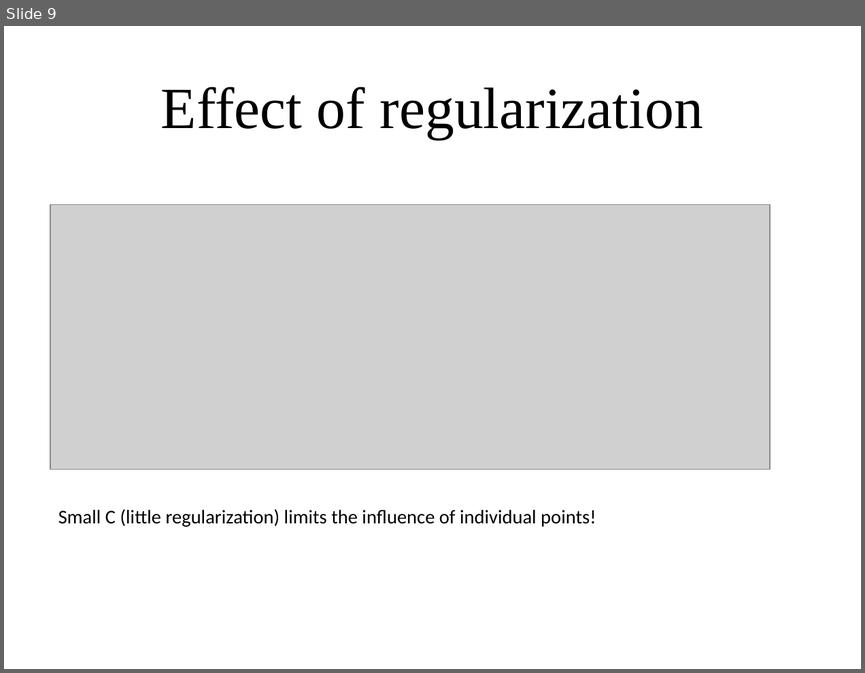
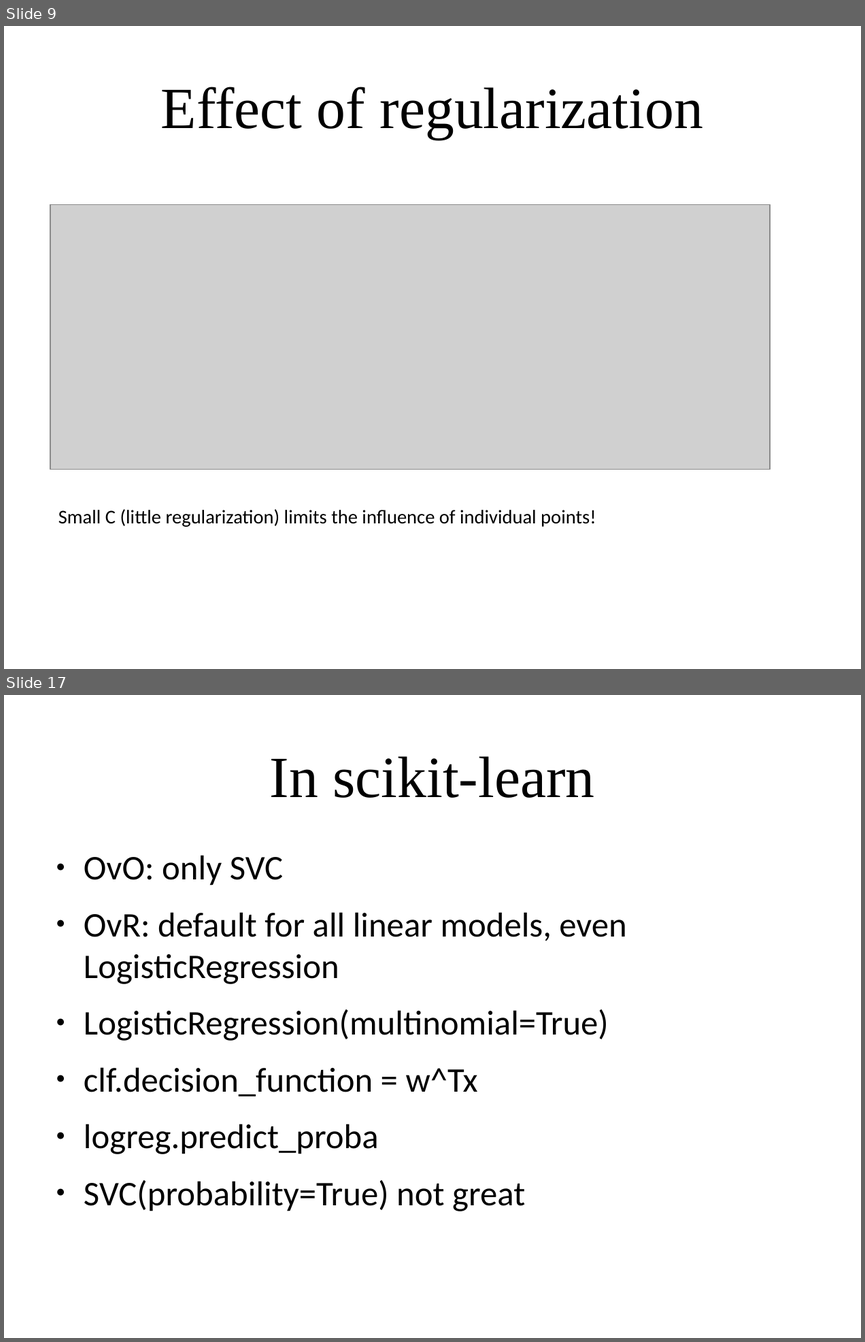
Before and after one commit to amueller/applied_ml_spring_2017, a slide deck: slides/aml-06-020617.odp. Shown one above the other, each under a label of ours: slide 9 before the commit, slides 9 and 17 after it; the slides between them are not shown. The pictures are 865x673 and 865x1342 pixels, drawn with LibreOffice and Linux fonts; fonts in the diff are those of the drawing; grey boxes stand for pictures. Boxes give left, top, right and bottom in pixels: in the first picture for what was removed or moved away, otherwise in the second. Text is boxed around its words. In the diff, an @@ line names an element or a change of style, - is before the commit and + after.

```diff
--- a/slides/aml-06-020617.odp
+++ b/slides/aml-06-020617.odp
@@ slide 17 added at bbox=[4, 695, 861, 1338], background #FFFFFF @@
@@ title added at bbox=[270, 756, 595, 798], 54 pt, text #000000 @@
+In scikit-learn
@@ text added at bbox=[84, 855, 626, 1211], 32 pt, text #000000 @@
+● OvO: only SVC
+● OvR: default for all linear models, even LogisticRegression
+● LogisticRegression(multinomial=True)
+● clf.decision_function = w^Tx
+● logreg.predict_proba
+● SVC(probability=True) not great
```
Also in this commit, not shown: 1 slide changed, 9 other slides added, 1 slide removed, 1 other file.
